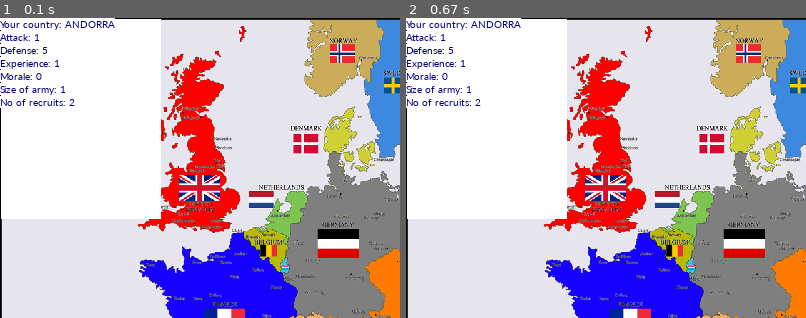
Above: before the commit, frames 1-2 (left to right).
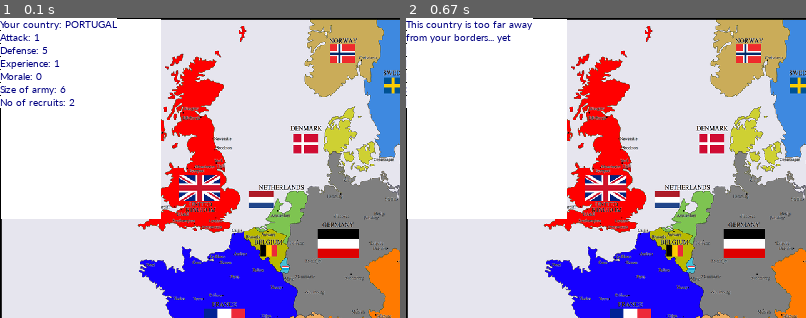
Above: after the commit, the same moments.

Repository: mbaty001/experimental
Game: pygame game, started from Pygame/War/war.py
Same seed, same stepped clock (60 frames per second), same inputs: the game is played once before the commit and once after it. The source is Python 2; it was converted automatically to run under Python 3.
Inputs (mouse positions are % of the whole screen's width and height, from its top left):
- Up to frame 1 (0.1 s): no input
- Up to frame 2 (0.67 s): click (46, 54) at 0.38 s
The pictures show only the part of the screen within x 0-50%, y 0-50%; the shares and areas given below are measured in that part.

The runs differ from the first frame. In frame 1, 0.2% of the frame differs, in the area x 15-30%, y 0-25%; in frame 2, 1.6%, in the area x 0-32%, y 0-30%.

Commit message:
War improvements.

Diff:
--- a/Pygame/War/utils/model.py
+++ b/Pygame/War/utils/model.py
@@ -1,6 +1,7 @@
 from ast import literal_eval
 from logger import log
 import pygame
+import random
 
 WHITE = (255, 255, 255, 255)
 GREEN = (0, 255, 0, 255)
@@ -106,6 +107,10 @@
         self.all_countries = list()
         self.player_country = None
         self.sizeF = sizeF
+        self.msg = list()
+
+    def set_player_country(self):
+        self.player_country = random.sample(self.all_countries, 1)[0]
 
     def get_country_by_name(self, name):
         ''' return Country object if country with such name exists (or None) '''
@@ -131,45 +136,14 @@
         log.debug('Clicked country: %s' %clicked_country)
         if clicked_country == self.player_country:
             log.debug('Player has clicked in his country')
-            log.debug('TODO Player country infortmation should be displayed')
+            self.msg = ['This is your country']
         elif clicked_country == None:
             log.debug('Player has clicked nothing important')
         else:
             log.debug(self.player_country.get_neighbors())
             if str(clicked_country) in self.player_country.get_neighbors():
                 log.debug('Player has clicked in his country neighbor: WAR!')
+                self.msg = ['WAR is coming!']
             else:
                 log.debug('Player has clicked in NOT his country neighbor')
-                log.debug('TODO message will be show - this country it to far away')
-
-    def print_status(self, surface, sizeX, sizeY):
-        pygame.draw.rect(surface, WHITE, (1, 1, sizeX, sizeY))
-
-        fontObj = pygame.font.SysFont('calibri', self.sizeF)
-        textSurface = fontObj.render('Your country: %s' %self.player_country, True, BLUE, WHITE)
-        textRect = textSurface.get_rect()
-        surface.blit(textSurface, textRect)
-
-        textSurface = fontObj.render('Attack: %s' %self.player_country.get_attack(), True, BLUE, WHITE)
-        textRect.centery += (self.sizeF + 1)
-        surface.blit(textSurface, textRect)
-
-        textSurface = fontObj.render('Defense: %s' %self.player_country.get_defense(), True, BLUE, WHITE)
-        textRect.centery += (self.sizeF + 1)
-        surface.blit(textSurface, textRect)
-
-        textSurface = fontObj.render('Experience: %s' %self.player_country.get_experience(), True, BLUE, WHITE)
-        textRect.centery += (self.sizeF + 1)
-        surface.blit(textSurface, textRect)
-
-        textSurface = fontObj.render('Morale: %s' %self.player_country.get_morale(), True, BLUE, WHITE)
-        textRect.centery += (self.sizeF + 1)
-        surface.blit(textSurface, textRect)
-
-        textSurface = fontObj.render('Size of army: %s' %self.player_country.get_number(), True, BLUE, WHITE)
-        textRect.centery += (self.sizeF + 1)
-        surface.blit(textSurface, textRect)
-
-        textSurface = fontObj.render('No of recruits: %s' %self.player_country.get_income(), True, BLUE, WHITE)
-        textRect.centery += (self.sizeF + 1)
-        surface.blit(textSurface, textRect)
+                self.msg = ['This country is too far away', 'from your borders... yet']
--- a/Pygame/War/war.py
+++ b/Pygame/War/war.py
@@ -1,11 +1,12 @@
 import json
 import pygame
-import random
 import sys
 
 from pygame.locals import *
 from utils.logger import log
-from utils.model import Country, World
+from utils.model import *
+from pip._vendor.html5lib.filters import whitespace
+from pygame.surface import Surface
 
 VERSION = '0.02 20150721'
 MAP = 'europe1914'
@@ -40,42 +41,68 @@
                                      country['experience'], country['number'], country['morale'])
             self.world.all_countries.append(country_object)
 
-    def choose_country_for_player(self, countries):
-        forPlayer = random.sample(countries, 1)[0]
-        log.debug('Choosen country: %s' %forPlayer)
-        return forPlayer
-
     def terminate(self):
         pygame.quit()
         sys.exit()
 
+    def print_status(self, sizeX, sizeY):
+        pygame.draw.rect(self.map, WHITE, (1, 1, sizeX, sizeY))
+        fontObj = pygame.font.SysFont('calibri', self.sizeF)
+
+        if len(self.world.msg) == 0:
+            textRect = self.print_first_msg(self.map, fontObj, 'Your country: %s' %self.world.player_country, BLUE, WHITE)
+            self.print_next_msg(self.map, fontObj, textRect, 'Attack: %s' %self.world.player_country.get_attack(), BLUE, WHITE)
+            self.print_next_msg(self.map, fontObj, textRect, 'Defense: %s' %self.world.player_country.get_defense(), BLUE, WHITE)
+            self.print_next_msg(self.map, fontObj, textRect, 'Experience: %s' %self.world.player_country.get_experience(), BLUE, WHITE)
+            self.print_next_msg(self.map, fontObj, textRect, 'Morale: %s' %self.world.player_country.get_morale(), BLUE, WHITE)
+            self.print_next_msg(self.map, fontObj, textRect, 'Size of army: %s' %self.world.player_country.get_number(), BLUE, WHITE)
+            self.print_next_msg(self.map, fontObj, textRect, 'No of recruits: %s' %self.world.player_country.get_income(), BLUE, WHITE)
+        else:
+            textRect = self.print_first_msg(self.map, fontObj, self.world.msg[0], BLUE, WHITE)
+            for msg in self.world.msg[1:]:
+                self.print_next_msg(self.map, fontObj, textRect, msg, BLUE, WHITE)
+
+    def print_first_msg(self, surface, fontObj, msg, color, bColor):
+        textSurface = fontObj.render(msg, True, color, bColor)
+        textRect = textSurface.get_rect()
+        surface.blit(textSurface, textRect)
+        return textRect
+
+    def print_next_msg(self, surface, fontObj, textRect, msg, color, bColor):
+        textSurface = fontObj.render(msg, True, BLUE, WHITE)
+        textRect.centery += (self.sizeF + 1)
+        surface.blit(textSurface, textRect)
+
     def run(self):
         self.load_map()
         self.create_objects()
-        self.world.player_country = self.choose_country_for_player(self.world.all_countries)
+        self.world.set_player_country()
 
         #
         # Display status window
         #
-        self.world.print_status(self.map, self.sizeX/5, self.sizeY/3)
-
+        self.print_status(self.sizeX/5, self.sizeY/3)
         self.screen.blit(self.map, (0,0))
         while True:
-            for event in pygame.event.get():
-                if event.type == pygame.QUIT:
-                    log.debug('QUIT')
-                    self.terminate()
-                if event.type == MOUSEBUTTONUP:
-                    log.debug('MOUSEBUTTONUP')
-                    mouseX, mouseY = event.pos
-                    clicked_color = self.map.get_at((mouseX, mouseY))
-                    log.debug('Clicked color: %s' %clicked_color)
-                    #
-                    # Analyze if player clicked a neighbor, his country or nothing important
-                    #
-                    self.world.click(clicked_color)
+            event = pygame.event.wait()
+            if event.type == pygame.QUIT:
+                log.debug('QUIT')
+                self.terminate()
+            elif event.type == MOUSEBUTTONUP:
+                log.debug('MOUSEBUTTONUP')
+                mouseX, mouseY = event.pos
+                clicked_color = self.map.get_at((mouseX, mouseY))
+                log.debug('Clicked color: %s' %clicked_color)
+                #
+                # Analyze if player clicked a neighbor, his country or nothing important
+                #
+                self.world.click(clicked_color)
 
+            self.print_status(self.sizeX/5, self.sizeY/3)
+            self.screen.blit(self.map, (0,0))
             pygame.display.update()
+
+            self.world.msg = list()
 
 def main():
     war = War()
